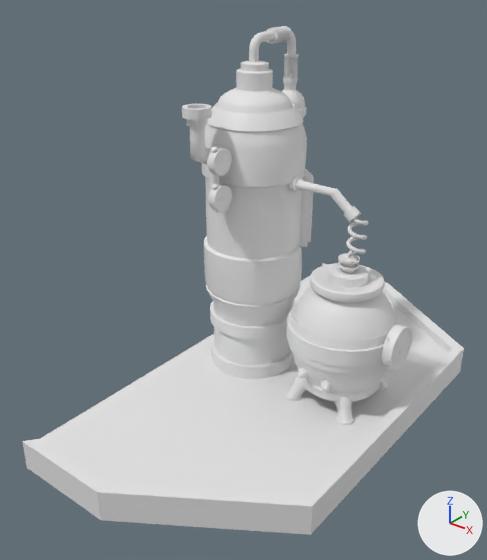
The FBX model Assets/step04/model/04_tank.FBX as it was, and as the next commit left it.
The view is the same before and after, from a 50 mm lens placed at (22.09, -38.18, 10.46), pointed at (13.17, -27.04, 3.56). The lights are fixed; the arrows at lower right show +X, +Y and +Z. Where no turn or scale is listed for an object, it has been applied to the vertices. Vertices at the same position are counted once.

In view in the first picture: '4_spoidcover003', 'Box135', 'Cone006', 'Cone007', 'Cylinder388', 'Cylinder402', 'Cylinder405', 'Cylinder407', 'Cylinder438', 'Hose008', 'Hose009', 'Line108', 'Line109', 'OilTank014', 'Tube035', 'Tube038'.
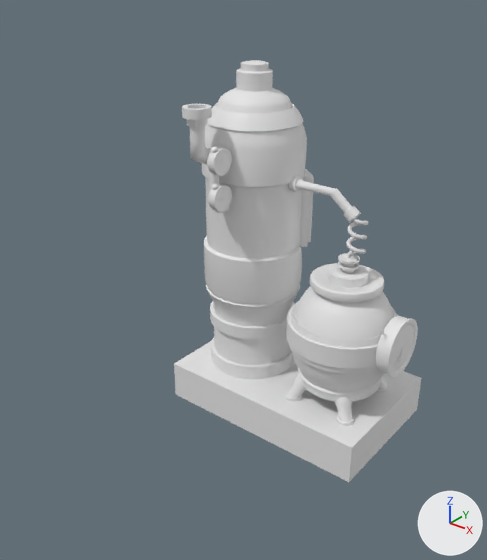
The newer file is also rescaled (x1.116), turned or shifted as a whole; pictures and numbers use the older file's frame.

The change, as a diff of the scene's bpy script:
```diff
--- a/Assets/step04/model/04_tank.FBX.py
+++ b/Assets/step04/model/04_tank.FBX.py
@@ me_mesh_001 @@
 me_mesh_001.from_pydata(...)  # 601 vertices, 1198 faces; spans x 0.0..0.254, y -0.514..0.514, z -0.514..0.514
 # used by ob_cylinder405; location = (16.51, -25.85, 2.49)
+# me_mesh_001 part 1: the whole mesh is multiplied about its middle by the matrix ((1.358, 0.0, 0.0), (0.0, 1.358, 0.0), (0.0, 0.0, 1.358)), then moved by (-0.023, 0.03, -0.006)
@@ me_mesh_1 @@
+me_mesh_1.from_pydata(...)  # a box spanning x -2.72..2.72, y -1.74..1.74, z 0.0..0.99
@@ ob_4_spoidcover003 @@
-ob_4_spoidcover003 = bpy.data.objects.new('4_spoidcover003', me_mesh_034)
-ob_4_spoidcover003.location = (12.53, -24.43, 6.28)
@@ ob_tube038 @@
-ob_tube038 = bpy.data.objects.new('Tube038', me_mesh_037)
-ob_tube038.location = (12.53, -24.43, 6.86)
@@ ob_torus083 @@
-ob_torus083 = bpy.data.objects.new('Torus083', me_mesh_035)
-ob_torus083.location = (12.53, -24.43, 7.68)
@@ ob_line108 @@
-ob_line108 = bpy.data.objects.new('Line108', me_mesh_041)
-ob_line108.location = (12.53, -25.88, 8.34)
@@ ob_line109 @@
-ob_line109 = bpy.data.objects.new('Line109', me_mesh_040)
-ob_line109.location = (12.53, -24.53, 8.43)
@@ ob_cone006 @@
-ob_cone006 = bpy.data.objects.new('Cone006', me_mesh_021)
-ob_cone006.location = (15.59, -27.09, 1.54)
@@ ob_tube035 @@
 ob_tube035 = bpy.data.objects.new('Tube035', me_mesh_047)
-ob_tube035.location = (15.24, -25.85, 2.26)
-ob_tube035.scale = (0.0169, 0.0169, 0.0169)
+ob_tube035.location = (15.24, -25.85, 2.21)
+ob_tube035.scale = (0.0169, 0.0169, 0.0216)
@@ ob_hose008 @@
-ob_hose008 = bpy.data.objects.new('Hose008', me_mesh_038)
-ob_hose008.location = (12.53, -25.24, 8.77)
@@ ob_box135 @@
-ob_box135 = bpy.data.objects.new('Box135', me_mesh_019)
-ob_box135.location = (15.2, -25.95, 0.1)
@@ ob_cone007 @@
-ob_cone007 = bpy.data.objects.new('Cone007', me_mesh_022)
-ob_cone007.location = (14.88, -27.1, 1.63)
@@ ob_hose009 @@
-ob_hose009 = bpy.data.objects.new('Hose009', me_mesh_039)
-ob_hose009.location = (12.53, -24.42, 8.29)
@@ ob_box143 @@
+ob_box143 = bpy.data.objects.new('Box143', me_mesh_1)
+ob_box143.location = (13.85, -25.71, -0.36)
```

Location of each change, (x1, y1, x2, y2) in pixels of the pictures (487 x 560 px):
'Box135', deleted: before (22, 263, 464, 535)
'Box143', added: after (174, 341, 421, 482)
'Tube035', moved, rescaled (8% taller): before (286, 308, 401, 367); after (286, 305, 398, 369)
'Cylinder405', reshaped (34% wider, 34% taller): before (381, 324, 412, 370); after (376, 316, 418, 378)
'Line108', deleted: before (249, 31, 275, 62)
'4_spoidcover003', deleted: before (281, 81, 305, 109)
'Hose009', deleted: before (283, 54, 299, 82)
'Hose008', deleted: before (266, 26, 292, 44)
'Line109', deleted: before (287, 31, 296, 55)
'Cone006', deleted: before (320, 380, 332, 392)
'Cone007', deleted: before (297, 367, 309, 379)
'Tube038', deleted: before (298, 107, 307, 117)
